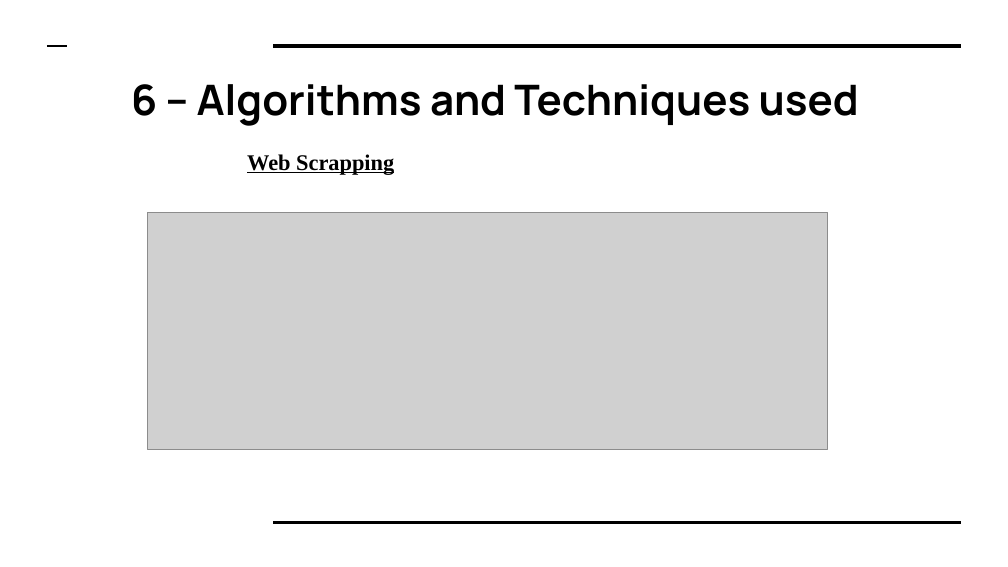
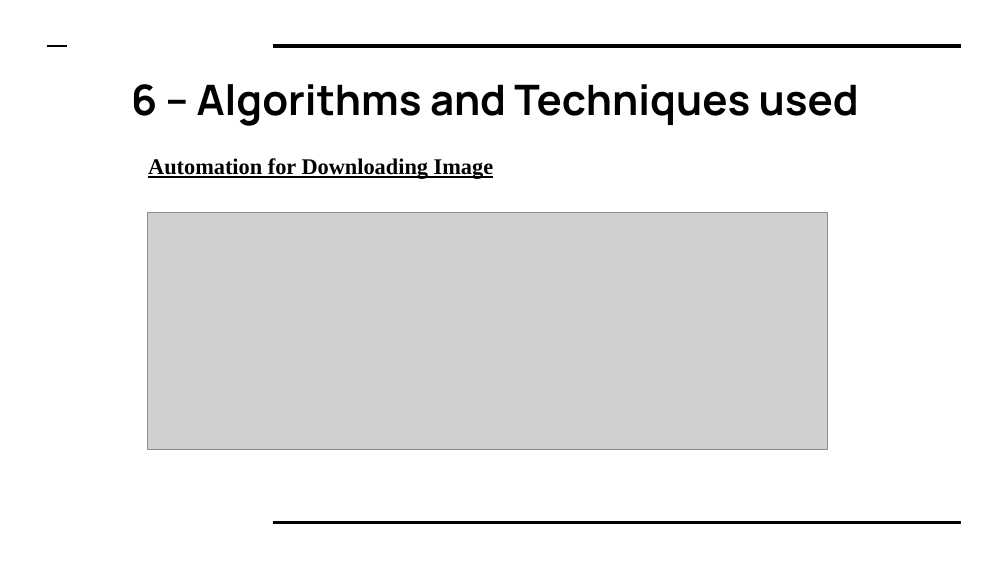
Before and after one commit to meetb007/kissan-bandhu, a slide deck: slide 11 of documents/kisaan Bandhu.pptx. Drawn at 1008x567 pixels with LibreOffice and Linux fonts; fonts in the diff are those of the drawing; grey boxes stand for pictures. Boxes give left, top, right and bottom in pixels: in the first picture for what was removed or moved away, otherwise in the second. Text is boxed around its words. In the diff, an @@ line names an element or a change of style, - is before the commit and + after.

```diff
--- a/documents/kisaan Bandhu.pptx
+++ b/documents/kisaan Bandhu.pptx
@@ text added at (x1=148, y1=158, x2=494, y2=179), 16 pt, text #000000, bold, underline @@
+    Automation for Downloading Image
@@ text removed at (x1=247, y1=154, x2=394, y2=175) @@
-    Web Scrapping
```
Also in this commit, not shown: 8 other slides changed, 2 slides added, 2 slides removed, 4 other files.
